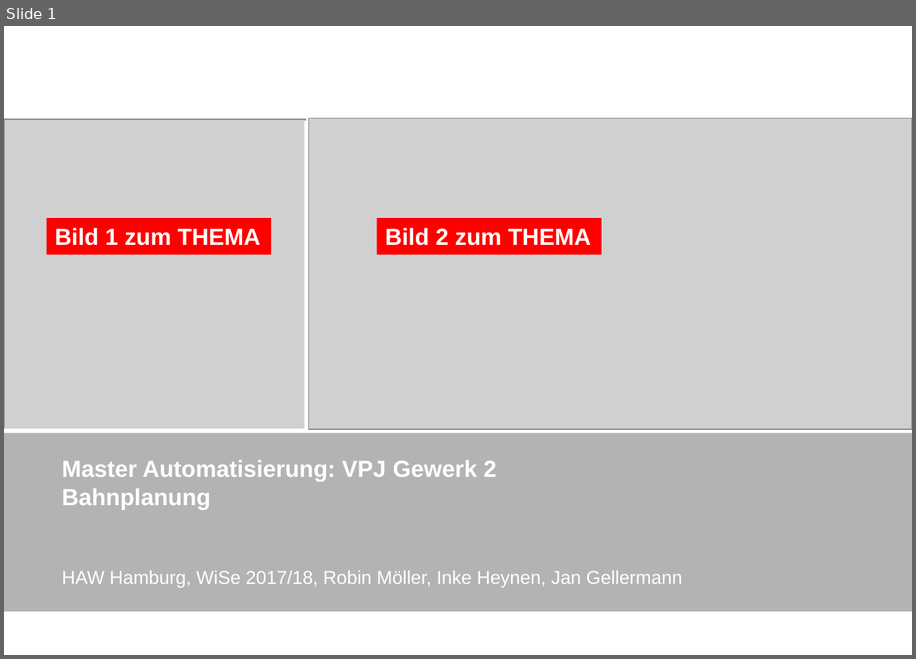
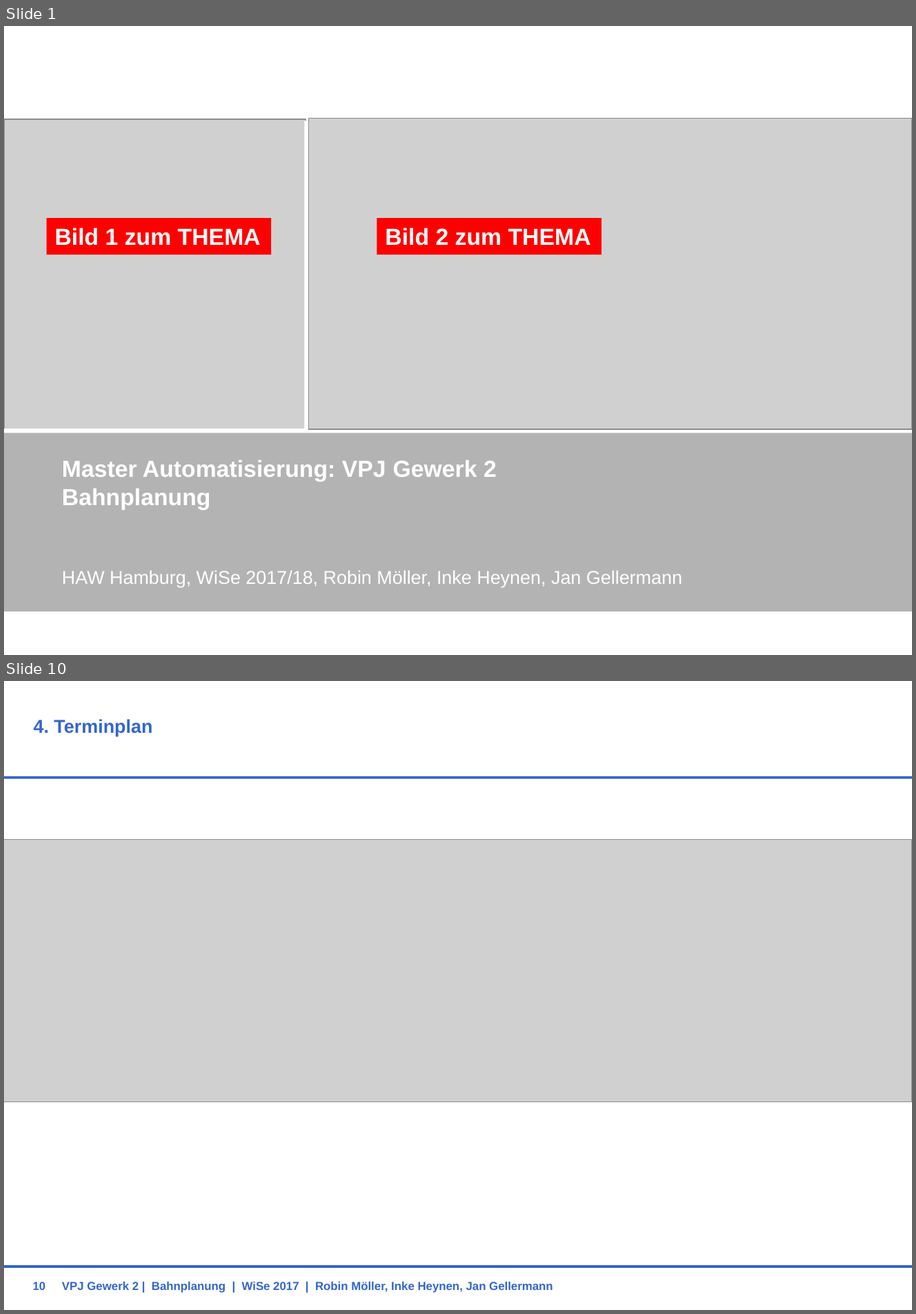
Before and after one commit to RobinMoeller/VPJ-Gewerk-2, a slide deck: Präsi_Konzept.pptx. Shown one above the other, each under a label of ours: slide 1 before the commit, slides 1 and 10 after it; the slides between them are not shown. The pictures are 916x659 and 916x1314 pixels, drawn with LibreOffice and Linux fonts; fonts in the diff are those of the drawing; grey boxes stand for pictures; background and template pictures are left out. Boxes give left, top, right and bottom in pixels: in the first picture for what was removed or moved away, otherwise in the second. Text is boxed around its words. In the diff, an @@ line names an element or a change of style, - is before the commit and + after.

```diff
--- a/Präsi_Konzept.pptx
+++ b/Präsi_Konzept.pptx
@@ slide 10 added at bbox=[4, 681, 912, 1310], background #FFFFFF @@
@@ title added at bbox=[34, 719, 152, 736], 16 pt, text #3366CC, bold @@
+4. Terminplan
@@ line added from (4, 778) to (912, 778), #3366CC 2.25 pt @@
@@ picture added at bbox=[4, 840, 912, 1102] @@
@@ line added from (4, 1266) to (912, 1266), #3366CC 2.25 pt @@
@@ text added at bbox=[62, 1281, 553, 1292], 10 pt, text #3366CC, bold @@
+VPJ Gewerk 2 | Bahnplanung | WiSe 2017 | Robin Möller, Inke Heynen, Jan Gellermann
@@ page number added at bbox=[33, 1281, 46, 1290], 10 pt, text #3366CC, bold @@
+10
```
Also in this commit, not shown: 3 slides changed, 5 other slides added, 5 slides removed.
